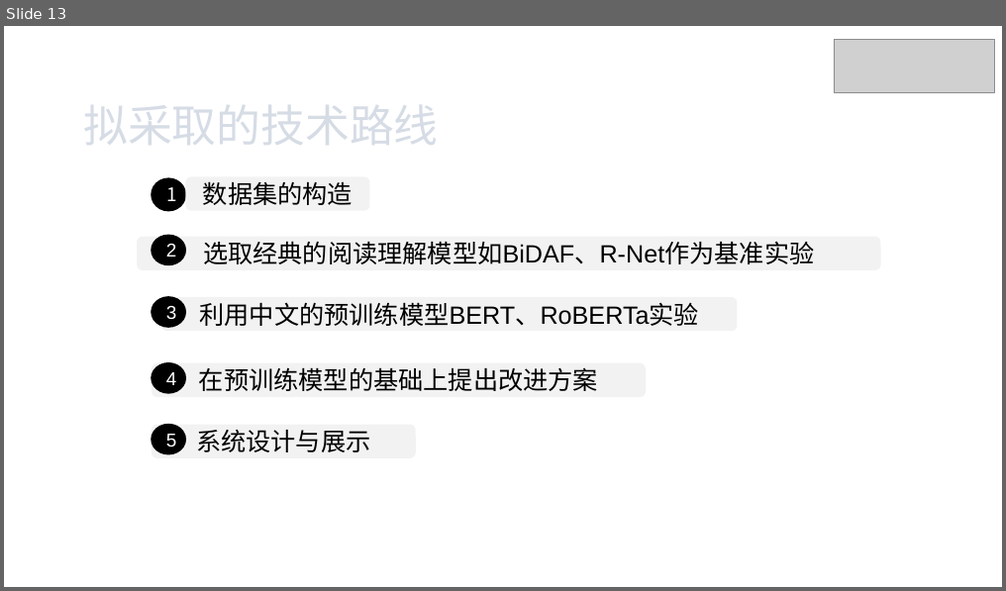
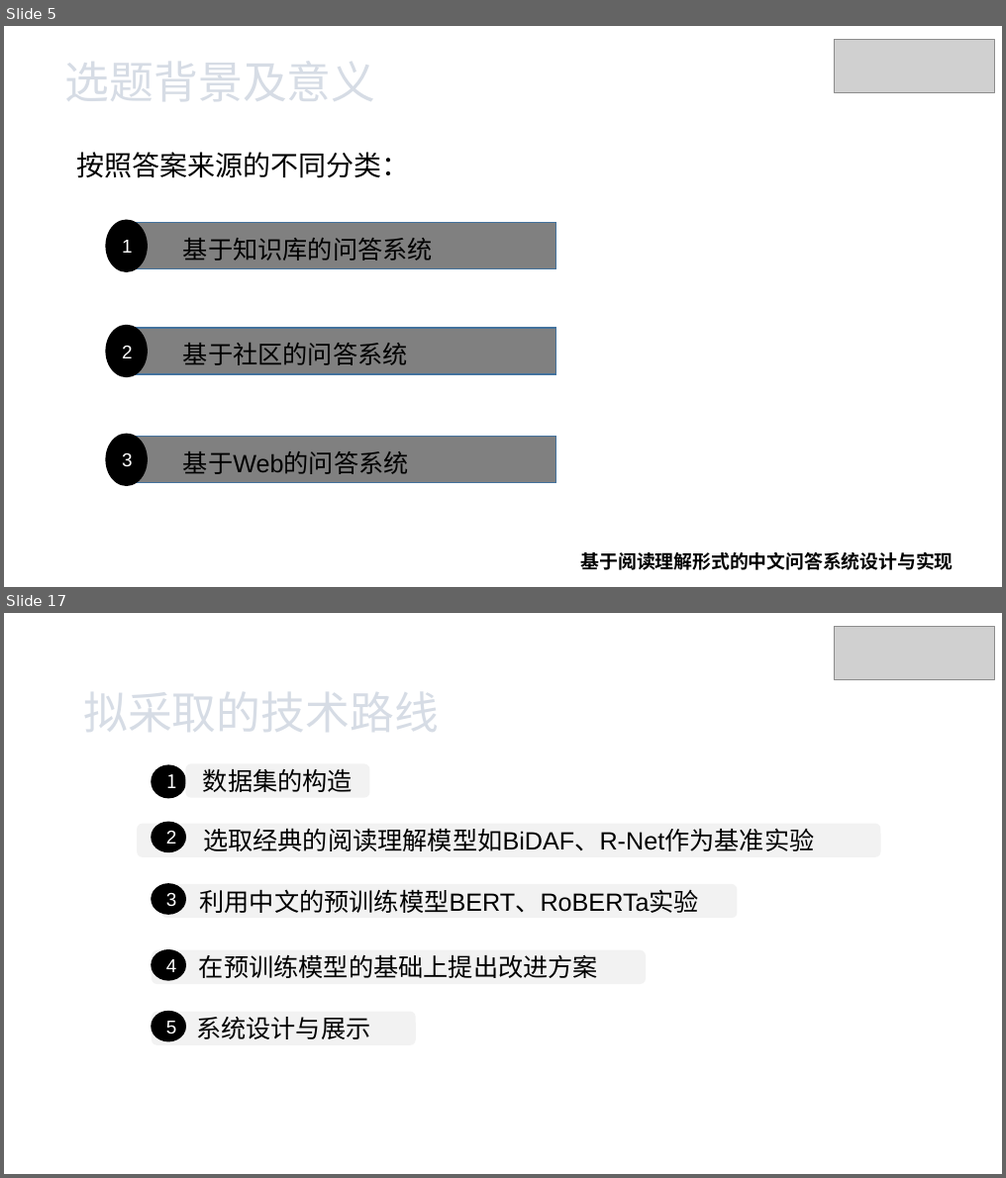
Before and after one commit to xhsun1997/ChineseMRC, a slide deck: 孙相会.pptx. Shown one above the other, each under a label of ours: slide 13 before the commit, slides 5 and 17 after it; the slides between them are not shown. The pictures are 1006x591 and 1006x1178 pixels, drawn with LibreOffice and Linux fonts; fonts in the diff are those of the drawing; grey boxes stand for pictures; background and template pictures are left out. Boxes give left, top, right and bottom in pixels: in the first picture for what was removed or moved away, otherwise in the second. Text is boxed around its words. In the diff, an @@ line names an element or a change of style, - is before the commit and + after.

```diff
--- a/孙相会.pptx
+++ b/孙相会.pptx
@@ slide 5 added at [4,26,1002,587], background picture (left out) @@
@@ picture added at [835,39,994,93] @@
@@ text added at [65,62,376,101], 32 pt, text pattern #44546A on #D6DCE5 @@
+选题背景及意义
@@ text added at [76,152,409,178], 20 pt, text #000000 @@
+按照答案来源的不同分类：
@@ ellipse added at [106,221,147,273], fill #000000, outline #000000 1 pt, 13.5 pt, text #FFFFFF @@
+1
@@ rectangle added at [130,223,555,270], fill #808080, outline #43739E 1 pt @@
@@ text added at [183,238,433,261], 18 pt, text #000000 @@
+基于知识库的问答系统
@@ ellipse added at [106,325,147,377], fill #000000, outline #000000 1 pt, 13.5 pt, text #FFFFFF @@
+2
@@ rectangle added at [130,328,555,375], fill #808080, outline #43739E 1 pt @@
@@ text added at [183,343,408,366], 18 pt, text #000000 @@
+基于社区的问答系统
@@ ellipse added at [106,434,147,486], fill #000000, outline #000000 1 pt, 13.5 pt, text #FFFFFF @@
+3
@@ rectangle added at [130,437,555,484], fill #808080, outline #43739E 1 pt @@
@@ text added at [183,452,409,474], 18 pt, text #000000 @@
+基于Web的问答系统
@@ text added at [581,553,953,570], 13.5 pt, text #000000, bold @@
+基于阅读理解形式的中文问答系统设计与实现
@@ what was slide 13 is now slide 17 @@
```
Also in this commit, not shown: 6 slides changed, 9 other slides added, 6 slides removed, 5 other files.
